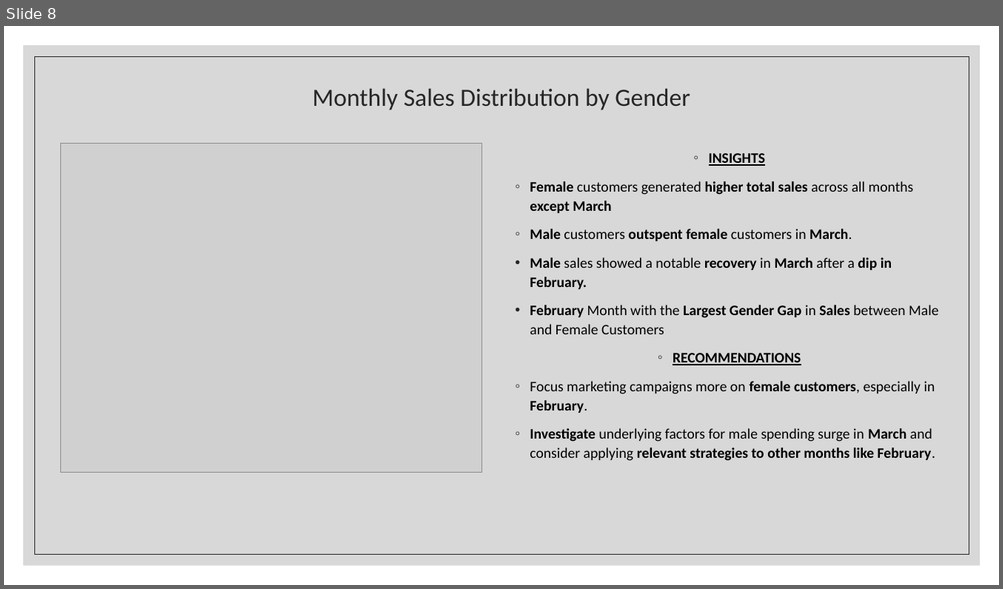
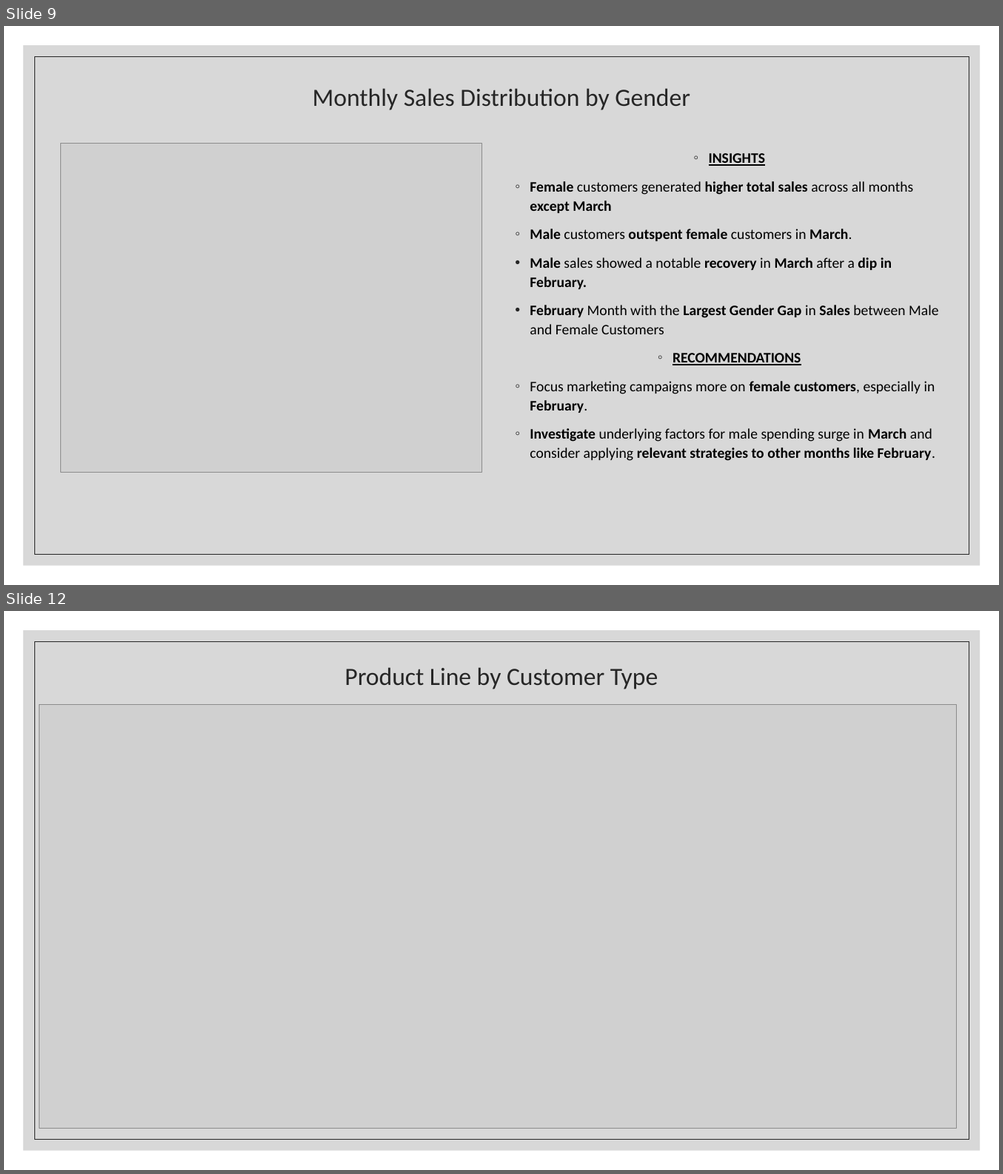
Before and after one commit to ajaythakur958/Walmart-Sales-analysis, a slide deck: Walmart analysis.pptx. Shown one above the other, each under a label of ours: slide 8 before the commit, slides 9 and 12 after it; the slides between them are not shown. The pictures are 1003x589 and 1003x1174 pixels, drawn with LibreOffice and Linux fonts; fonts in the diff are those of the drawing; grey boxes stand for pictures. Boxes give left, top, right and bottom in pixels: in the first picture for what was removed or moved away, otherwise in the second. Text is boxed around its words. In the diff, an @@ line names an element or a change of style, - is before the commit and + after.

```diff
--- a/Walmart analysis.pptx
+++ b/Walmart analysis.pptx
@@ slide 12 added at [4,611,999,1170], background #FFFFFF; not listed: 2 template elements that a slide beside it also shows @@
@@ title added at [344,667,657,689], 24 pt, text #262626 @@
+Product Line by Customer Type
@@ picture added at [39,704,956,1128] @@
@@ what was slide 8 is now slide 9 @@
```
Also in this commit, not shown: 2 slides changed, 7 other slides added, 4 other files.
